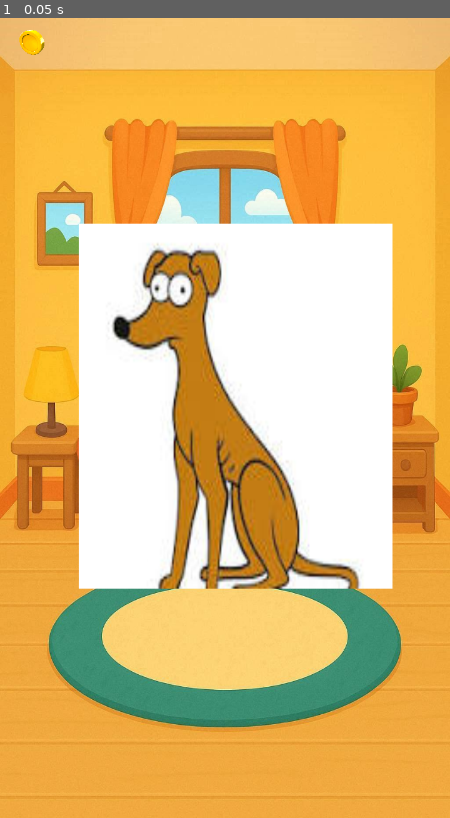
Above: before the commit, frame 1.
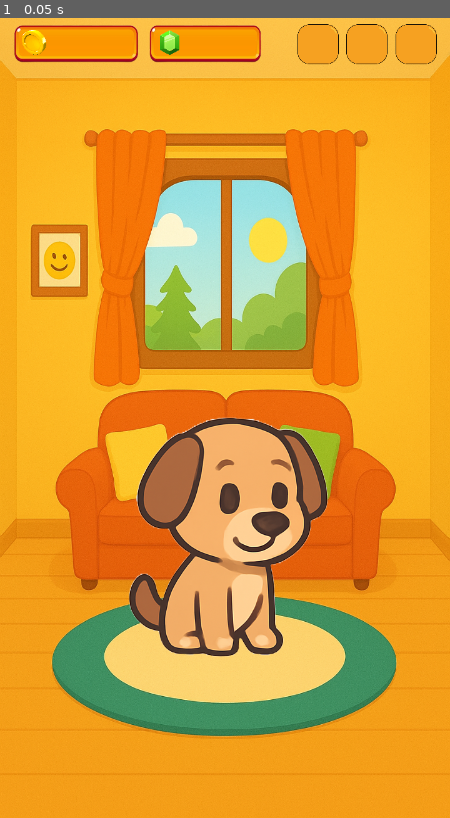
Above: after the commit, the same moment.

Repository: shloksheth/PetTopia
Game: Godot game, scene res://scenes/home/Home.tscn
Same seed, same stepped clock (60 frames per second), same inputs: the game is played once before the commit and once after it.
Inputs:
- Up to frame 1 (0.05 s): no input

The runs differ from the first frame. In frame 1, 85% of the frame differs, in the area x 0-100%, y 0-100%.

Commit message:
Huge Update
Added Background, sprite animation, simple buttons.

Diff:
--- a/scenes/home/Home.tscn
+++ b/scenes/home/Home.tscn
@@ -1,9 +1,78 @@
-[gd_scene load_steps=5 format=3 uid="uid://buaim4mku5vl2"]
-
-[ext_resource type="Texture2D" uid="uid://co4pfx35hisbo" path="res://assets/backgrounds/homescreenbackgorund.jpg" id="1_43ues"]
-[ext_resource type="Texture2D" uid="uid://b54pgfn0vwnhs" path="res://assets/sprites/pets/dog.jpg" id="1_77g6y"]
-[ext_resource type="Texture2D" path="res://assets/Screenshot 2025-11-20 202636.png" id="2_alh7a"]
-[ext_resource type="Texture2D" uid="uid://7f1eyao7pp84" path="res://assets/icons/pngkey.com-gold-png-297069.png" id="3_cm4s5"]
+[gd_scene load_steps=14 format=3 uid="uid://buaim4mku5vl2"]
+
+[ext_resource type="Texture2D" uid="uid://pa818wd6l3wg" path="res://assets/backgrounds/backgroundhomescreen3.png" id="1_ty1ao"]
+[ext_resource type="Texture2D" uid="uid://d3oqx8jsaacei" path="res://assets/icons/Screenshot 2025-11-20 202636.png" id="2_ty1ao"]
+[ext_resource type="Texture2D" uid="uid://dmygidwi4s0o7" path="res://assets/icons/button.png" id="3_57c6s"]
+[ext_resource type="Texture2D" uid="uid://bpsobsvaeoiip" path="res://assets/icons/gold coin.png" id="4_ty1ao"]
+[ext_resource type="Texture2D" uid="uid://cj6vtkyan2njc" path="res://assets/icons/gems.png" id="5_0kdue"]
+[ext_resource type="Texture2D" uid="uid://deeta1mjbu0x0" path="res://assets/icons/orange square.png" id="6_bbp0q"]
+[ext_resource type="Texture2D" uid="uid://wcg4tsr5nhma" path="res://assets/sprites/pets/idle dog animation/idle 1.png" id="8_4jx0l"]
+[ext_resource type="Texture2D" uid="uid://6tv7oy7absni" path="res://assets/sprites/pets/idle dog animation/idle 2.png" id="9_qnf6t"]
+[ext_resource type="Texture2D" uid="uid://kn1ssk4a7ogu" path="res://assets/sprites/pets/idle dog animation/idle 4.png" id="11_esm83"]
+[ext_resource type="Texture2D" uid="uid://c7xt6q7af5q4o" path="res://assets/sprites/pets/idle dog animation/idle 5.png" id="12_vub6t"]
+[ext_resource type="Texture2D" uid="uid://k7xgjpl4wmrh" path="res://assets/sprites/pets/idle dog animation/idle 6.png" id="13_yikgj"]
+[ext_resource type="Texture2D" uid="uid://xke0ynkxnloy" path="res://assets/sprites/pets/idle dog animation/idle 7.png" id="14_xaqj1"]
+
+[sub_resource type="SpriteFrames" id="SpriteFrames_7yxrd"]
+animations = [{
+"frames": [],
+"loop": true,
+"name": &"default",
+"speed": 5.0
+}, {
+"frames": [{
+"duration": 5.0,
+"texture": ExtResource("8_4jx0l")
+}, {
+"duration": 2.0,
+"texture": ExtResource("9_qnf6t")
+}, {
+"duration": 8.0,
+"texture": ExtResource("8_4jx0l")
+}, {
+"duration": 2.0,
+"texture": ExtResource("9_qnf6t")
+}, {
+"duration": 8.0,
+"texture": ExtResource("8_4jx0l")
+}, {
+"duration": 2.0,
+"texture": ExtResource("9_qnf6t")
+}, {
+"duration": 8.0,
+"texture": ExtResource("8_4jx0l")
+}, {
+"duration": 1.0,
+"texture": ExtResource("11_esm83")
+}, {
+"duration": 1.0,
+"texture": ExtResource("13_yikgj")
+}, {
+"duration": 1.0,
+"texture": ExtResource("11_esm83")
+}, {
+"duration": 2.0,
+"texture": ExtResource("12_vub6t")
+}, {
+"duration": 1.0,
+"texture": ExtResource("14_xaqj1")
+}, {
+"duration": 1.0,
+"texture": ExtResource("12_vub6t")
+}, {
+"duration": 5.0,
+"texture": ExtResource("8_4jx0l")
+}, {
+"duration": 2.0,
+"texture": ExtResource("9_qnf6t")
+}, {
+"duration": 2.0,
+"texture": ExtResource("9_qnf6t")
+}],
+"loop": true,
+"name": &"idle",
+"speed": 5.0
+}]
 
 [node name="Home" type="Node2D"]
 
@@ -14,12 +83,14 @@
 offset_bottom = 1280.0
 metadata/_edit_group_ = true
 
-[node name="TextureRect" type="TextureRect" parent="Home Control"]
+[node name="NinePatchRect" type="NinePatchRect" parent="Home Control"]
 layout_mode = 0
 offset_right = 720.0
 offset_bottom = 1280.0
-texture = ExtResource("1_43ues")
-expand_mode = 1
+texture = ExtResource("1_ty1ao")
+patch_margin_left = 3
+patch_margin_top = 3
+patch_margin_right = 3
 
 [node name="guidelines" type="TextureRect" parent="Home Control"]
 visible = false
@@ -28,32 +99,105 @@
 offset_right = 480.0
 offset_bottom = 853.3334
 scale = Vector2(1.5, 1.5)
-texture = ExtResource("2_alh7a")
+texture = ExtResource("2_ty1ao")
 
 [node name="Top Bar" type="Control" parent="Home Control"]
 layout_mode = 1
 anchor_right = 1.0
 offset_bottom = 80.0
 
-[node name="ColorRect" type="ColorRect" parent="Home Control/Top Bar"]
-visible = false
+[node name="coin bg" type="TextureRect" parent="Home Control/Top Bar"]
+layout_mode = 0
+offset_left = 8.0
+offset_top = -75.0
+offset_right = 236.0
+offset_bottom = 160.0
+texture = ExtResource("3_57c6s")
+expand_mode = 1
+
+[node name="Coin" type="NinePatchRect" parent="Home Control/Top Bar"]
+layout_mode = 0
+offset_left = 35.0
+offset_top = 19.0
+offset_right = 74.0
+offset_bottom = 59.0
+texture = ExtResource("4_ty1ao")
+
+[node name="gem bg" type="TextureRect" parent="Home Control/Top Bar"]
+layout_mode = 0
+offset_left = 226.0
+offset_top = -75.0
+offset_right = 431.0
+offset_bottom = 160.0
+texture = ExtResource("3_57c6s")
+expand_mode = 1
+
+[node name="Gem" type="NinePatchRect" parent="Home Control/Top Bar"]
+layout_mode = 0
+offset_left = 236.0
+offset_top = 11.0
+offset_right = 307.0
+offset_bottom = 68.0
+texture = ExtResource("5_0kdue")
+
+[node name="orange button" type="NinePatchRect" parent="Home Control/Top Bar"]
+layout_mode = 0
+offset_left = 472.0
+offset_top = 6.0
+offset_right = 546.0
+offset_bottom = 78.0
+texture = ExtResource("6_bbp0q")
+patch_margin_left = 3
+patch_margin_top = 3
+patch_margin_right = 3
+patch_margin_bottom = 3
+
+[node name="orange button2" type="NinePatchRect" parent="Home Control/Top Bar"]
+layout_mode = 0
+offset_left = 550.0
+offset_top = 6.0
+offset_right = 624.0
+offset_bottom = 78.0
+texture = ExtResource("6_bbp0q")
+patch_margin_left = 3
+patch_margin_top = 3
+patch_margin_right = 3
+patch_margin_bottom = 3
+
+[node name="orange button3" type="NinePatchRect" parent="Home Control/Top Bar"]
+layout_mode = 0
+offset_left = 629.0
+offset_top = 6.0
+offset_right = 703.0
+offset_bottom = 78.0
+texture = ExtResource("6_bbp0q")
+patch_margin_left = 3
+patch_margin_top = 3
+patch_margin_right = 3
+patch_margin_bottom = 3
+
+[node name="settingspopup" type="MarginContainer" parent="Home Control"]
+layout_mode = 0
+offset_right = 40.0
+offset_bottom = 40.0
+
+[node name="helppopup" type="MarginContainer" parent="Home Control"]
+layout_mode = 0
+offset_right = 40.0
+offset_bottom = 40.0
+
+[node name="PetAreaControl" type="Control" parent="Home Control"]
 layout_mode = 1
 anchors_preset = 15
 anchor_right = 1.0
 anchor_bottom = 1.0
+offset_top = 141.0
+offset_bottom = -326.0
 grow_horizontal = 2
 grow_vertical = 2
-color = Color(0.32426608, 0.8056621, 0.87927884, 1)
-
-[node name="NinePatchRect" type="NinePatchRect" parent="Home Control/Top Bar"]
-layout_mode = 0
-offset_left = 31.0
-offset_top = 19.0
-offset_right = 71.0
-offset_bottom = 59.0
-texture = ExtResource("3_cm4s5")
-
-[node name="Sprite2D" type="Sprite2D" parent="Home Control"]
-position = Vector2(377, 621)
-scale = Vector2(2.7111487, 3.9501693)
-texture = ExtResource("1_77g6y")
+
+[node name="AnimatedSprite2D" type="AnimatedSprite2D" parent="Home Control/PetAreaControl"]
+position = Vector2(360, 700)
+sprite_frames = SubResource("SpriteFrames_7yxrd")
+animation = &"idle"
+frame_progress = 0.7604335
Binary file added: assets/backgrounds/backgroundhomescreen3.png
Not shown, added: assets/backgrounds/backgroundhomescreen3.png.import
Binary file added: assets/backgrounds/homescreenbackgorund.png
Not shown, added: assets/backgrounds/homescreenbackgorund.png.import
Binary file added: assets/backgrounds/homescreenbackgorund2.png
Not shown, added: assets/backgrounds/homescreenbackgorund2.png.import
Binary file added: assets/icons/button.png
Not shown, added: assets/icons/button.png.import
Binary file added: assets/icons/gems.png
Not shown, added: assets/icons/gems.png.import
Renamed: assets/icons/pngkey.com-gold-png-297069.png -> assets/icons/gold coin.png
Not shown, added: assets/icons/gold coin.png.import
(and 21 more such lines)
